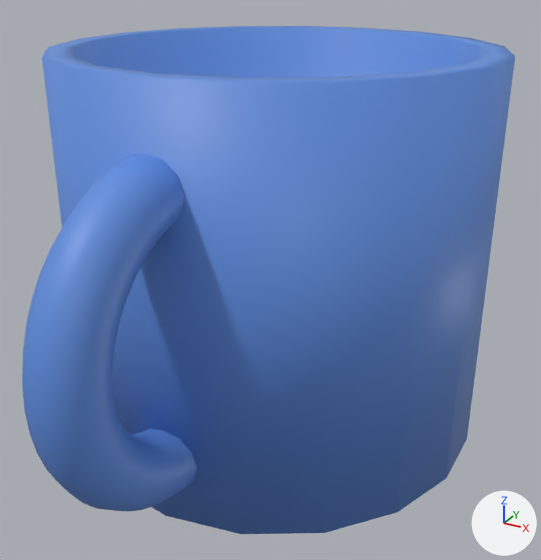
One commit to the Blender file Models/Main level/Clutter Room/mug.blend: the scene before it, then after it.
The view is the same before and after, from a 50 mm lens placed at (2.36, -3.07, 2.3), pointed at (0.85, -0.33, 0.92). Every picture has the same lights, and +X, +Y and +Z are marked at lower right.

The older version as bpy lines, for what is in view:
```python
mat_material = principled_material('Material')
mat_material.base_color = (0.117, 0.27, 0.73)  # blue #608ede
me_cylinder_001 = bpy.data.meshes.new('Cylinder.001')
me_cylinder_001.from_pydata(...)  # 72 vertices, 56 faces; spans x -0.98..0.98, y -1.0..1.0, z -0.92..0.92
me_cylinder_001.polygons.foreach_set('use_smooth', [True] * 56)
me_cylinder_001.materials.append(mat_material)  # blue #608ede
me_torus = bpy.data.meshes.new('Torus')
me_torus.from_pydata(...)  # 300 vertices, 288 faces; spans x -1.25..1.25, y -1.25..0.0, z -0.25..0.25
me_torus.polygons.foreach_set('use_smooth', [True] * 288)
me_torus.materials.append(mat_material)  # blue #608ede
ob_cylinder = bpy.data.objects.new('Cylinder', me_cylinder_001)
ob_cylinder.location = (0.734, -0.047, 0.99)
ob_torus = bpy.data.objects.new('Torus', me_torus)
ob_torus.location = (0.748, -0.942, 0.937)
ob_torus.rotation_euler = (0.0, -1.567, 0.0)  # degrees (0, -90, 0)
ob_torus.scale = (0.582, 0.582, 0.582)
```
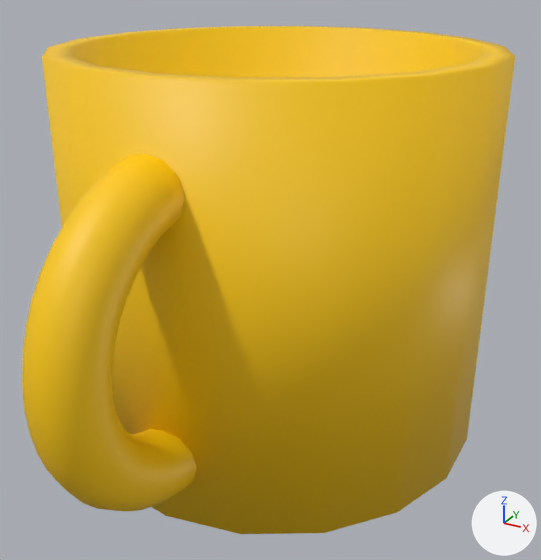
Pixel boxes [x1, y1, x2, y2] of what changed, in the pictures (541 x 560 px):
'Cylinder', recoloured (blue to yellow)
    both: [42, 26, 515, 534]
'Torus', recoloured (blue to yellow)
    both: [22, 153, 197, 512]

The change, as a diff of the scene's bpy script:
```diff
--- a/Models/Main level/Clutter Room/mug.blend.py
+++ b/Models/Main level/Clutter Room/mug.blend.py
@@ mat_material @@
 mat_material = principled_material('Material')
-mat_material.base_color = (0.117, 0.27, 0.73)  # blue #608ede
+mat_material.base_color = (1.0, 0.604, 0.0)  # yellow #ffcc00
```
